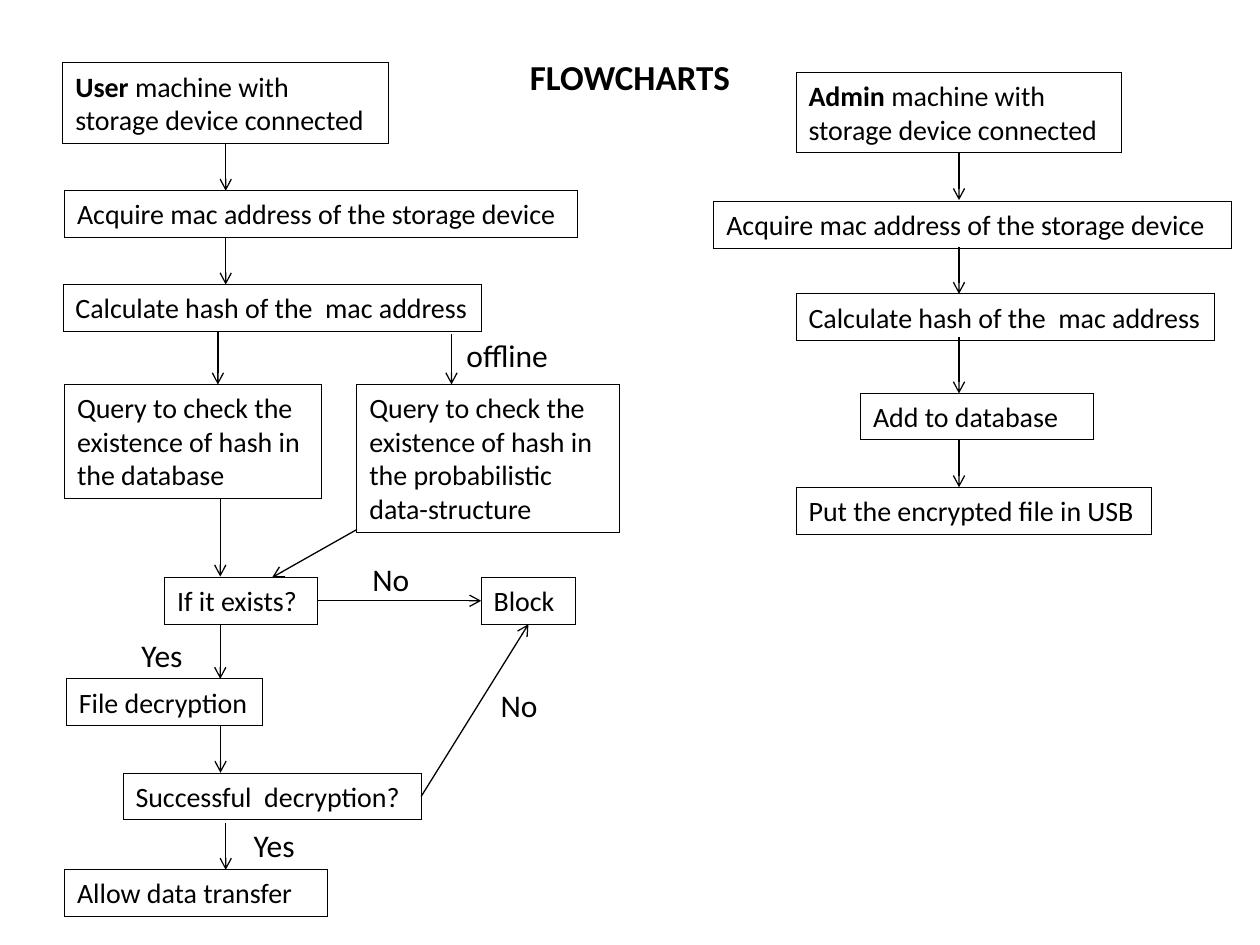
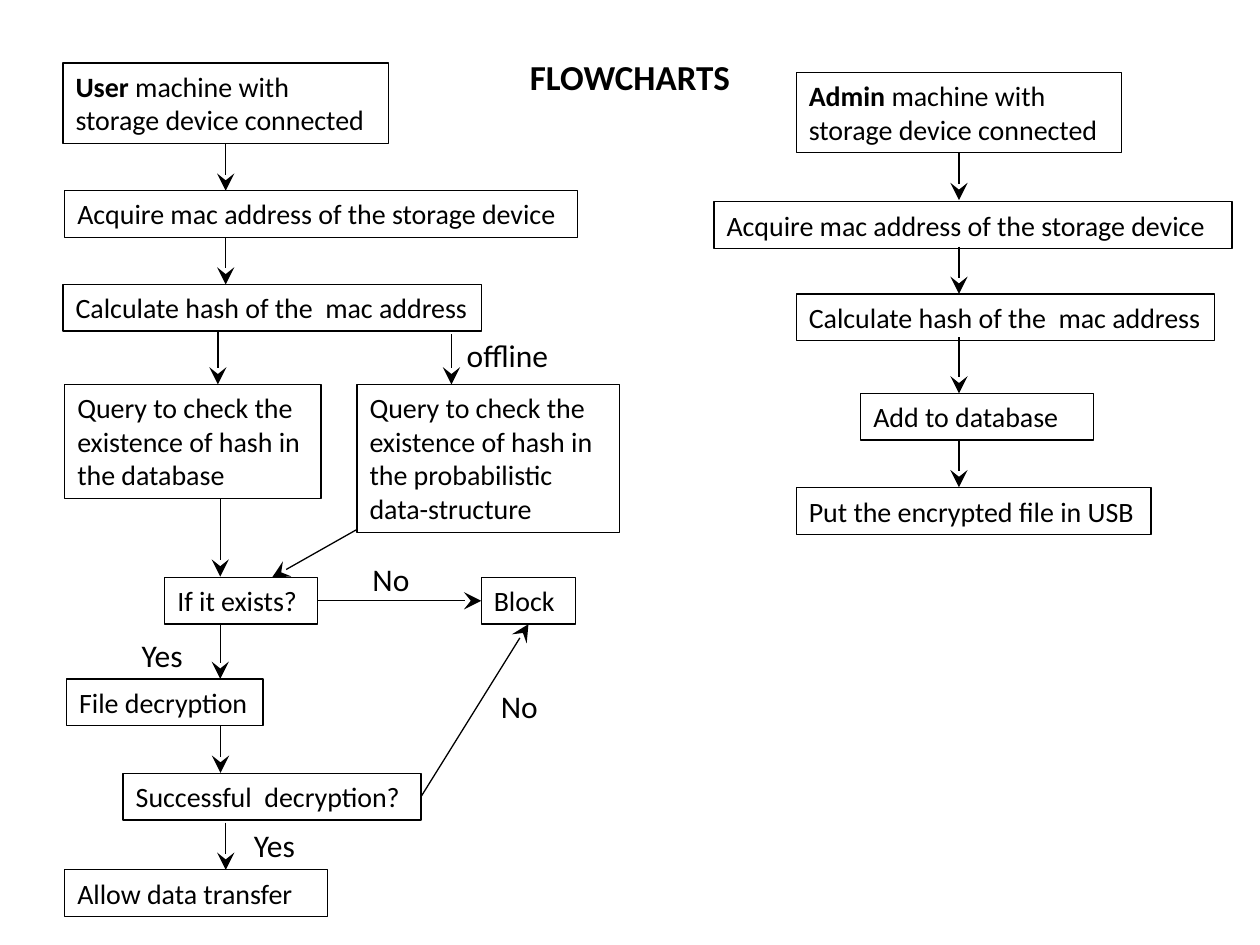
Before and after one commit to Dashree/sih2018, a slide deck: slide 3 of Gov_templates/USB_whitelist.pptx. Drawn at 1260x945 pixels with LibreOffice and Linux fonts; fonts in the diff are those of the drawing. Boxes give left, top, right and bottom in pixels: in the first picture for what was removed or moved away, otherwise in the second. Text is boxed around its words. In the diff, an @@ line names an element or a change of style, - is before the commit and + after.

```diff
--- a/Gov_templates/USB_whitelist.pptx
+++ b/Gov_templates/USB_whitelist.pptx
@@ arrow (226, 144) - (226, 190): arrowheads changed @@
@@ arrow (959, 152) - (959, 200): arrowheads changed @@
@@ arrow (226, 237) - (226, 285): arrowheads changed @@
@@ arrow (959, 247) - (959, 294): arrowheads changed @@
@@ arrow (218, 331) - (218, 384): arrowheads changed @@
@@ arrow (451, 334) - (451, 384): arrowheads changed @@
@@ arrow (959, 338) - (959, 393): arrowheads changed @@
@@ arrow (959, 440) - (959, 488): arrowheads changed @@
@@ arrow (220, 498) - (220, 577): arrowheads changed @@
@@ arrow (357, 529) - (272, 577): arrowheads changed @@
@@ arrow (220, 624) - (220, 679): arrowheads changed @@
@@ arrow (318, 601) - (481, 601): arrowheads changed @@
@@ arrow (421, 796) - (528, 624): arrowheads changed @@
@@ arrow (220, 726) - (220, 772): arrowheads changed @@
@@ arrow (226, 823) - (226, 869): arrowheads changed @@
```
Also in this commit, not shown: 2 other slides changed.
